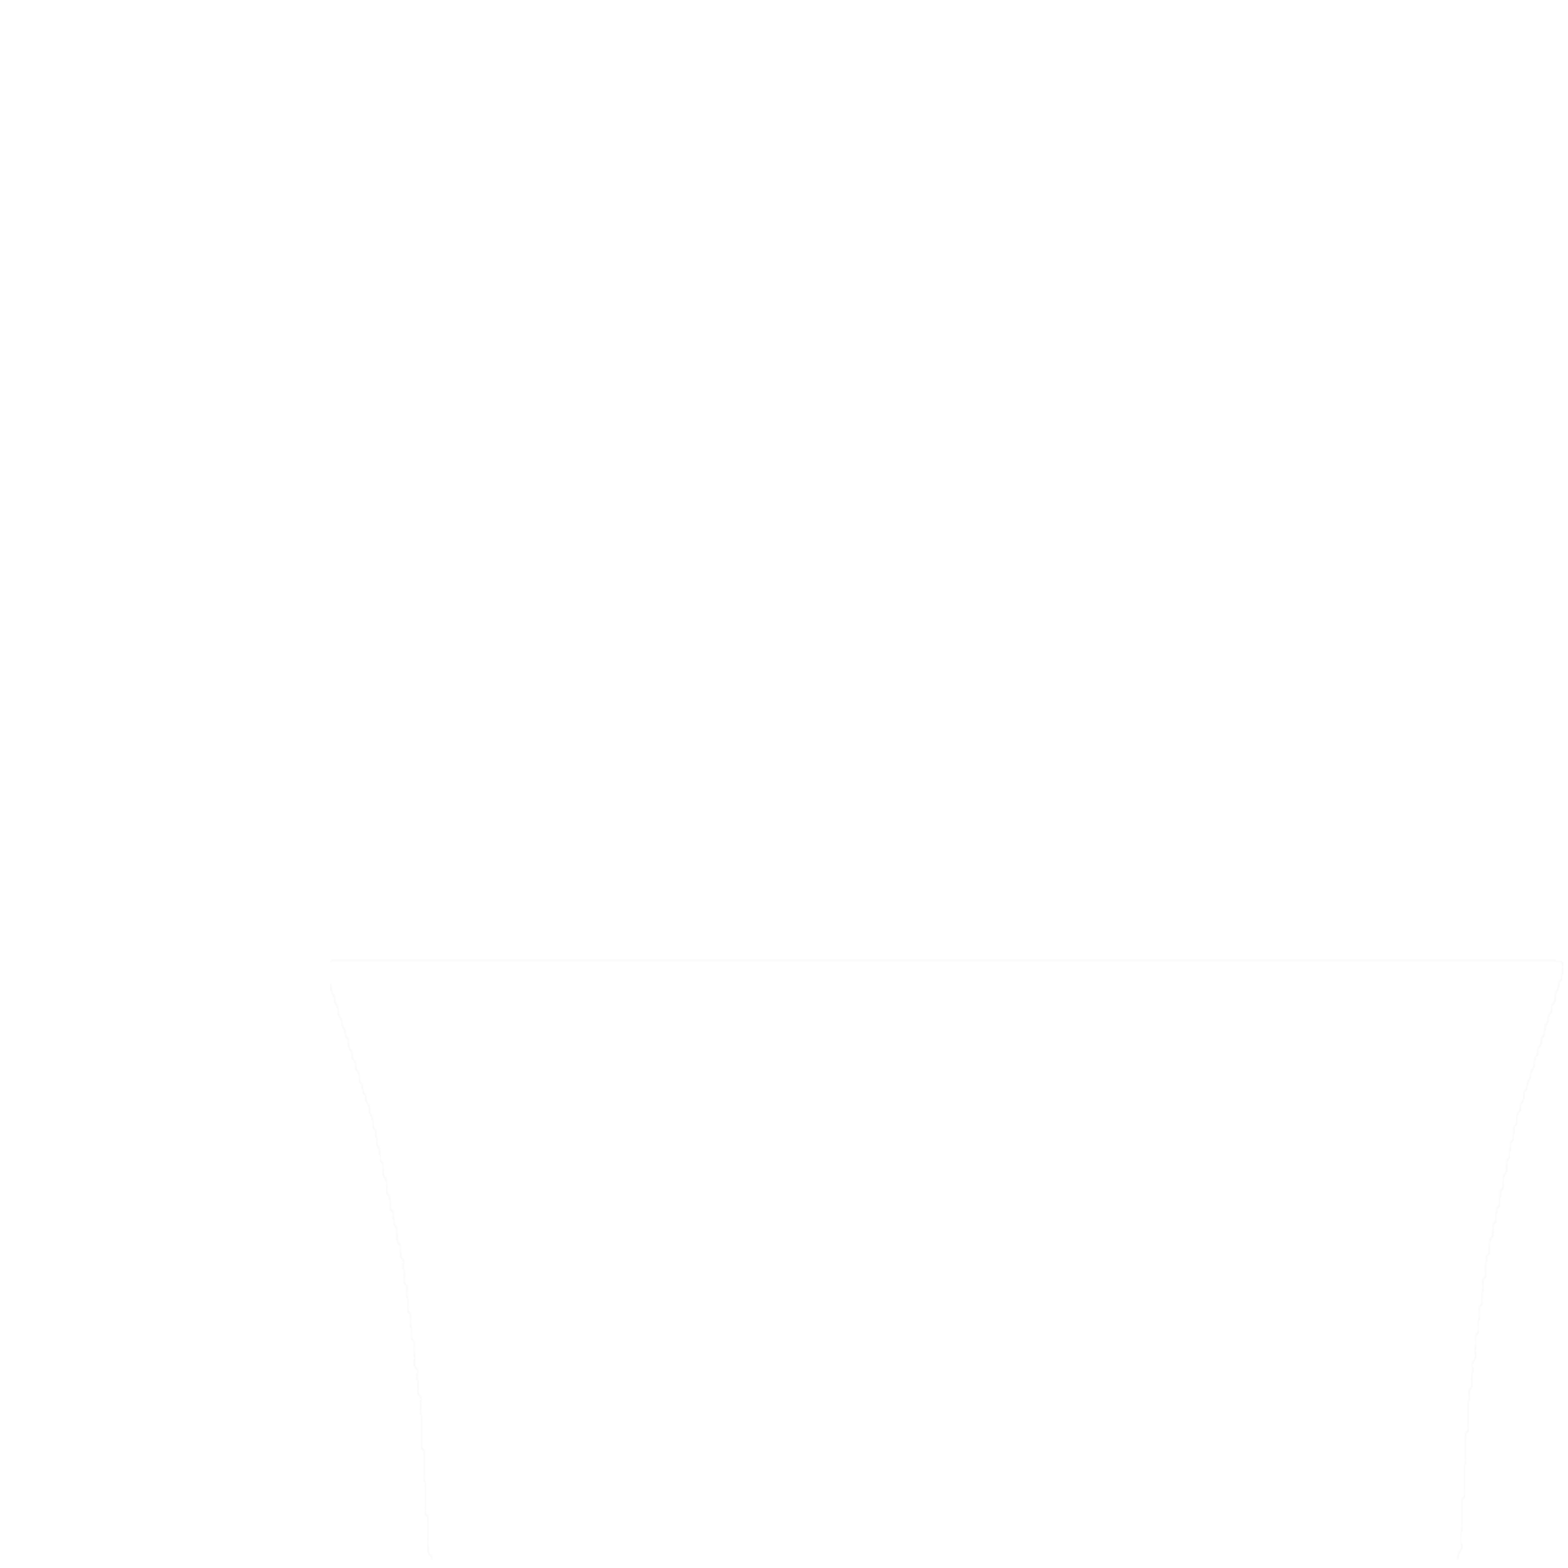
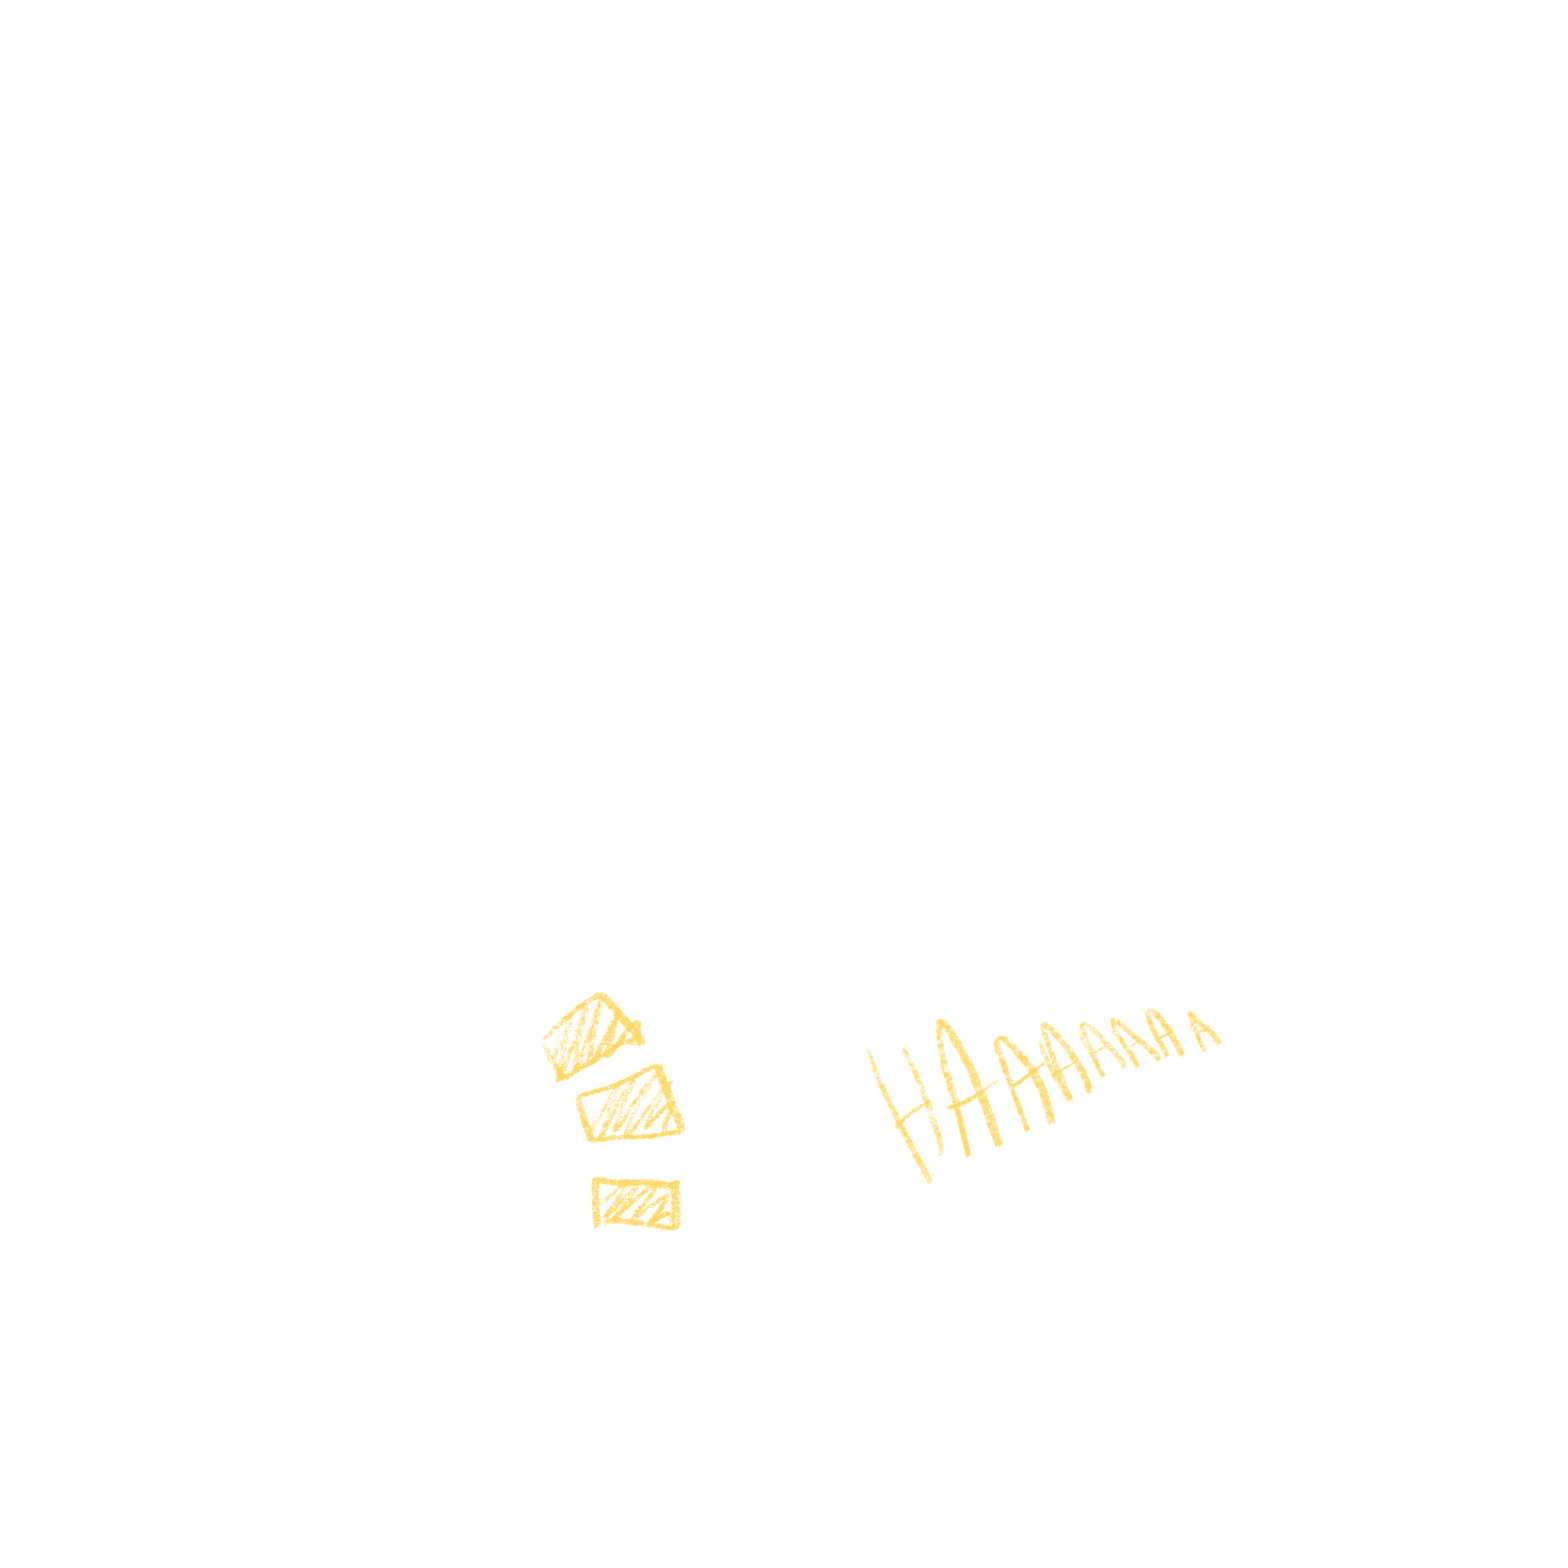
Comparing the layer stacks of the two 1568x1568 images. Changes:
renamed "Calque 20" to "Calque 21", opacity 8% → 100%, painted on it over [329, 959, 1564, 1559]
removed group "Nouveau groupe" (2 layers) over [329, 959, 1505, 1527]
moved "T_Gribouillis01" out of group "Nouveau groupe" over [329, 959, 1505, 1234]
removed layer "Calque 19" from group "Nouveau groupe" over [644, 1007, 1222, 1232]